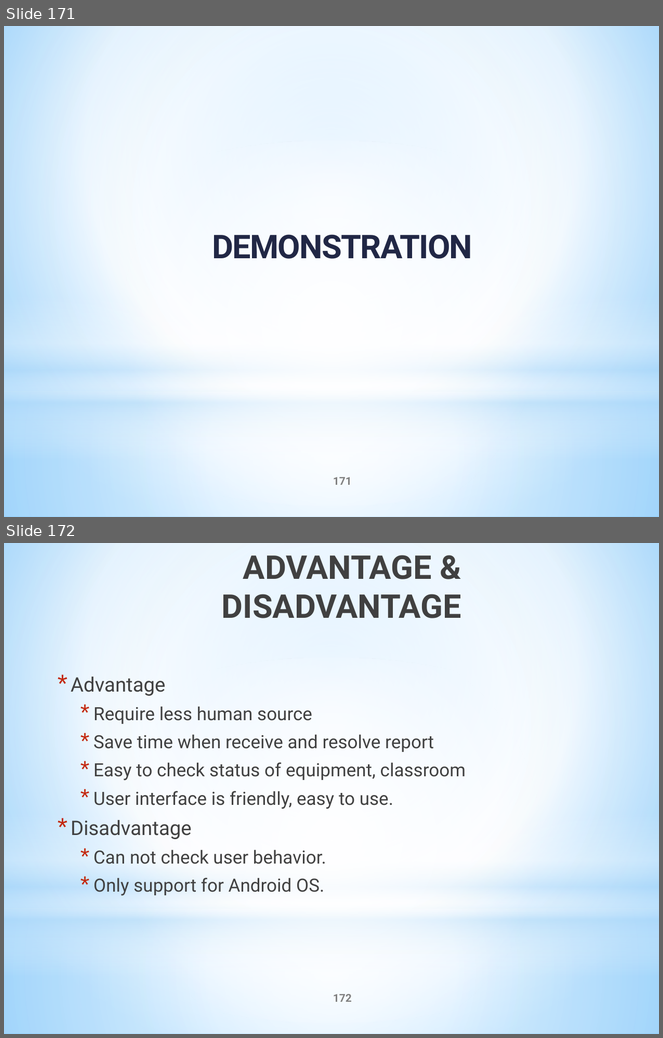
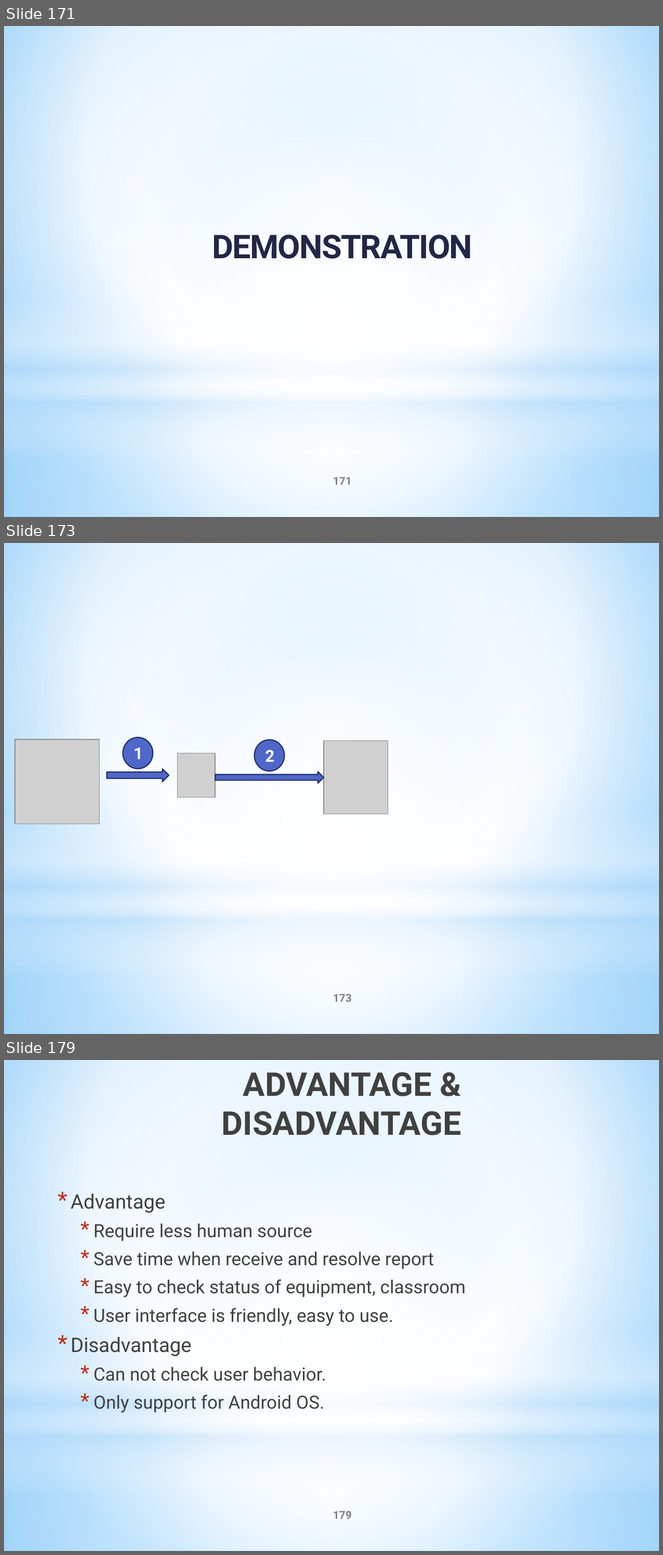
Before and after one commit to tranquang9a1/ECRM, a slide deck: Document/ECRM-Presentation v7.pptx. Shown one above the other, each under a label of ours: slides 171 and 172 before the commit, slides 171, 173 and 179 after it; the slides between them are not shown. The pictures are 663x1038 and 663x1555 pixels, drawn with LibreOffice and Linux fonts; fonts in the diff are those of the drawing; grey boxes stand for pictures. Boxes give left, top, right and bottom in pixels: in the first picture for what was removed or moved away, otherwise in the second. Text is boxed around its words. In the diff, an @@ line names an element or a change of style, - is before the commit and + after.

```diff
--- a/Document/ECRM-Presentation v7.pptx
+++ b/Document/ECRM-Presentation v7.pptx
@@ slide 173 added at (4, 543, 659, 1034), background gradient #9ED5FF to #FFFFFF to #5BB9FF; not listed: 4 template elements that a slide beside it also shows @@
@@ picture added at (15, 740, 100, 824) @@
@@ ellipse added at (123, 737, 153, 769), fill #4E67C8, outline #1F2E69 1.25 pt, 18 pt, text #FFFFFF, bold @@
+1
@@ ellipse added at (254, 740, 284, 772), fill #4E67C8, outline #1F2E69 1.25 pt, 18 pt, text #FFFFFF, bold @@
+2
@@ picture added at (324, 741, 388, 814) @@
@@ picture added at (178, 753, 215, 798) @@
@@ right arrow added at (107, 769, 169, 782), fill #4E67C8, outline #1F2E69 1.25 pt @@
@@ right arrow added at (215, 772, 324, 783), fill #4E67C8, outline #1F2E69 1.25 pt @@
@@ page number added at (333, 994, 352, 1002), 12 pt, text #808080, bold @@
+173
@@ what was slide 172 is now slide 179 @@
@@ page number at (333, 1511, 352, 1519): text changed @@
-172
+179
```
Also in this commit, not shown: 10 slides changed, 7 other slides added, 1 slide removed.
